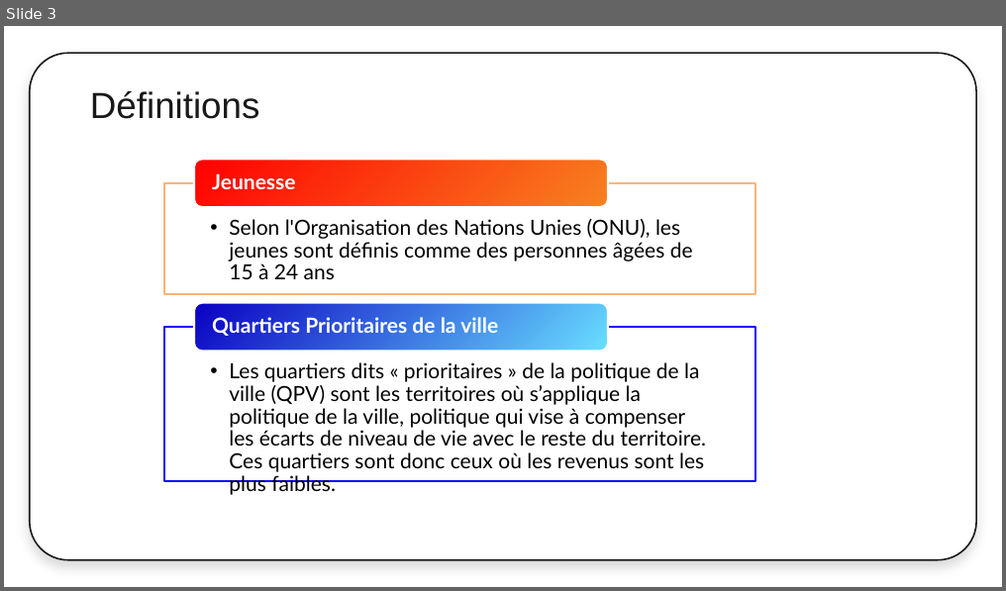
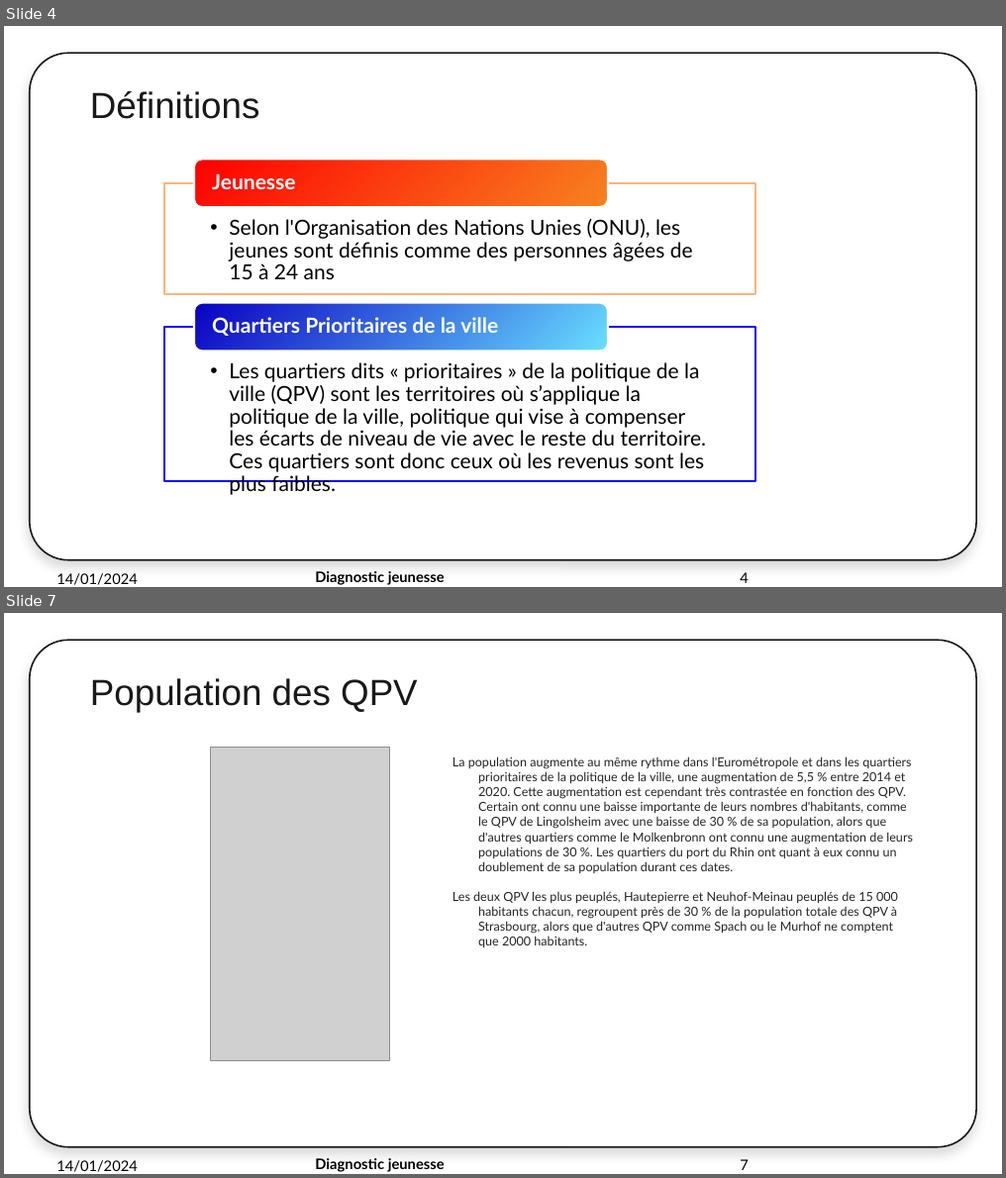
Before and after one commit to thibaud-ritzenthaler/diagnostic-de-territoire-M2, a slide deck: render/EurometropoleQPV.pptx. Shown one above the other, each under a label of ours: slide 3 before the commit, slides 4 and 7 after it; the slides between them are not shown. The pictures are 1006x591 and 1006x1178 pixels, drawn with LibreOffice and Linux fonts; fonts in the diff are those of the drawing; grey boxes stand for pictures; background and template pictures are left out. Boxes give left, top, right and bottom in pixels: in the first picture for what was removed or moved away, otherwise in the second. Text is boxed around its words. In the diff, an @@ line names an element or a change of style, - is before the commit and + after.

```diff
--- a/render/EurometropoleQPV.pptx
+++ b/render/EurometropoleQPV.pptx
@@ slide 7 added at [4, 613, 1002, 1174], background #FFFFFF; not listed: 1 template element that a slide beside it also shows @@
@@ title added at [90, 678, 418, 712], 35 pt, text #191919 @@
+Population des QPV
@@ picture added at [211, 747, 389, 1060] @@
@@ subtitle added at [452, 757, 913, 948], 12 pt, text #252525 @@
+La population augmente au même rythme dans l'Eurométropole et dans les quartiers prioritaires de la politique de la ville, une augmentation de 5,5 % entre 2014 et 2020. Cette augmentation est cependant très contrastée en fonction des QPV. Certain ont connu une baisse importante de leurs nombres d'habitants, comme le QPV de Lingolsheim avec une baisse de 30 % de sa population, alors que d'autres quartiers comme le Molkenbronn ont connu une augmentation de leurs populations de 30 %. Les quartiers du port du Rhin ont quant à eux connu un doublement de sa population durant ces dates.
+Les deux QPV les plus peuplés, Hautepierre et Neuhof-Meinau peuplés de 15 000 habitants chacun, regroupent près de 30 % de la population totale des QPV à Strasbourg, alors que d'autres QPV comme Spach ou le Murhof ne comptent que 2000 habitants.
@@ text added at [56, 1160, 138, 1172], 14 pt, text #000000 @@
+14/01/2024
@@ text added at [315, 1158, 445, 1172], 14 pt, text #000000, bold @@
+Diagnostic jeunesse
@@ page number added at [740, 1159, 748, 1170], 14 pt, text #000000 @@
+7
@@ what was slide 3 is now slide 4 @@
@@ slide 4 changed as well @@
@@ text added at [56, 573, 138, 585], 14 pt, text #000000 @@
+14/01/2024
@@ text added at [315, 571, 445, 585], 14 pt, text #000000, bold @@
+Diagnostic jeunesse
@@ page number added at [740, 572, 748, 583], 14 pt, text #000000 @@
+4
```
Also in this commit, not shown: 5 other slides changed, 13 other slides added, 3 slides removed, 8 other files.
